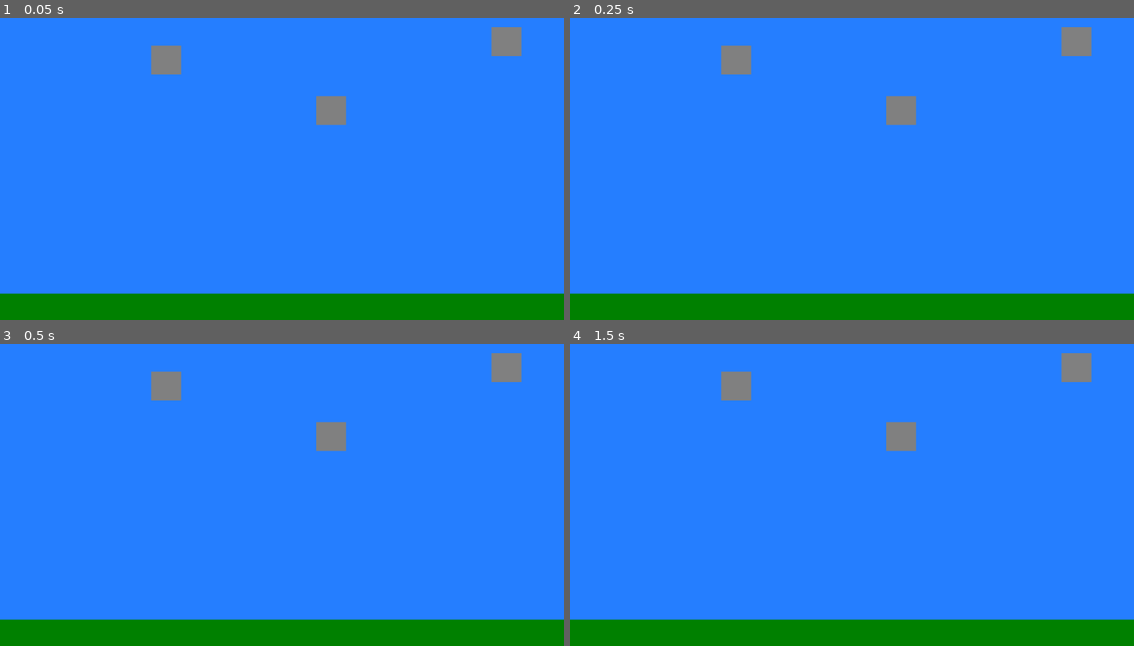
Above: before the commit, frames 1-4 (two rows, left to right).
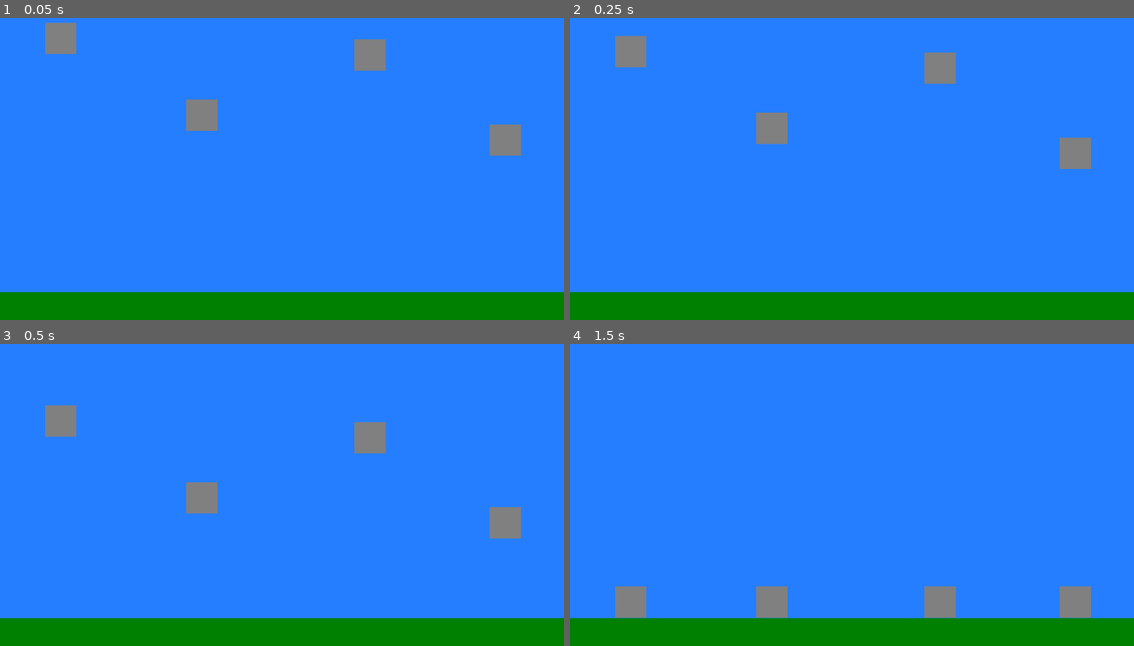
Above: after the commit, the same moments.

Repository: PabloValentin94/Conceitos_Godot
Game: Godot game, scene res://World.tscn
The game is run twice, just before and just after one commit, with the same random seed, the same clock (stepped at 60 frames per second) and the same inputs.
Inputs:
- Up to frame 1 (0.05 s): no input
- Up to frame 2 (0.25 s): no input
- Up to frame 3 (0.5 s): no input
- Up to frame 4 (1.5 s): no input

The runs differ from the first frame. In frame 1, 4.6% of the frame differs, in the area x 0-100%, y 1-92%; in frame 2, 4.6%; in frame 3, 4.6%; in frame 4, 4.6%, in the area x 0-100%, y 3-92%.

Commit message:
Fazendo um teste de simulação física.

Diff:
--- a/World.tscn
+++ b/World.tscn
@@ -1,4 +1,10 @@
-[gd_scene format=3 uid="uid://b3drf3ohalvb1"]
+[gd_scene load_steps=3 format=3 uid="uid://b3drf3ohalvb1"]
+
+[sub_resource type="RectangleShape2D" id="RectangleShape2D_uair6"]
+size = Vector2(1162, 64)
+
+[sub_resource type="RectangleShape2D" id="RectangleShape2D_bto4x"]
+size = Vector2(64, 64)
 
 [node name="World" type="Node2D"]
 
@@ -9,30 +15,73 @@
 offset_bottom = 660.0
 color = Color(0.145098, 0.494118, 1, 1)
 
-[node name="Floor" type="ColorRect" parent="."]
-offset_left = -6.0
-offset_top = 594.0
-offset_right = 1159.0
-offset_bottom = 656.0
+[node name="Floor" type="StaticBody2D" parent="."]
+position = Vector2(343, 164)
+
+[node name="CollisionShape2D" type="CollisionShape2D" parent="Floor"]
+position = Vector2(232, 458)
+shape = SubResource("RectangleShape2D_uair6")
+
+[node name="ColorRect" type="ColorRect" parent="Floor/CollisionShape2D"]
+offset_left = -580.0
+offset_top = -31.0
+offset_right = 582.0
+offset_bottom = 33.0
 color = Color(0, 0.501961, 0, 1)
+metadata/_edit_use_anchors_ = true
 
-[node name="Rock" type="ColorRect" parent="."]
-offset_left = 309.0
-offset_top = 87.0
-offset_right = 370.0
-offset_bottom = 146.0
+[node name="Rock" type="RigidBody2D" parent="."]
+
+[node name="CollisionShape2D" type="CollisionShape2D" parent="Rock"]
+position = Vector2(124, 71)
+shape = SubResource("RectangleShape2D_bto4x")
+
+[node name="ColorRect" type="ColorRect" parent="Rock/CollisionShape2D"]
+offset_left = -32.0
+offset_top = -32.0
+offset_right = 32.0
+offset_bottom = 32.0
 color = Color(0.501961, 0.501961, 0.501961, 1)
+metadata/_edit_use_anchors_ = true
 
-[node name="Rock2" type="ColorRect" parent="."]
-offset_left = 646.0
-offset_top = 190.0
-offset_right = 707.0
-offset_bottom = 249.0
+[node name="Rock2" type="RigidBody2D" parent="."]
+
+[node name="CollisionShape2D" type="CollisionShape2D" parent="Rock2"]
+position = Vector2(412, 228)
+shape = SubResource("RectangleShape2D_bto4x")
+
+[node name="ColorRect" type="ColorRect" parent="Rock2/CollisionShape2D"]
+offset_left = -32.0
+offset_top = -32.0
+offset_right = 32.0
+offset_bottom = 32.0
 color = Color(0.501961, 0.501961, 0.501961, 1)
+metadata/_edit_use_anchors_ = true
 
-[node name="Rock3" type="ColorRect" parent="."]
-offset_left = 1004.0
-offset_top = 49.0
-offset_right = 1065.0
-offset_bottom = 108.0
+[node name="Rock3" type="RigidBody2D" parent="."]
+
+[node name="CollisionShape2D" type="CollisionShape2D" parent="Rock3"]
+position = Vector2(756, 105)
+shape = SubResource("RectangleShape2D_bto4x")
+
+[node name="ColorRect" type="ColorRect" parent="Rock3/CollisionShape2D"]
+offset_left = -32.0
+offset_top = -32.0
+offset_right = 32.0
+offset_bottom = 32.0
 color = Color(0.501961, 0.501961, 0.501961, 1)
+metadata/_edit_use_anchors_ = true
+
+[node name="Rock4" type="RigidBody2D" parent="."]
+
+[node name="CollisionShape2D" type="CollisionShape2D" parent="Rock4"]
+position = Vector2(1032, 279)
+shape = SubResource("RectangleShape2D_bto4x")
+
+[node name="ColorRect" type="ColorRect" parent="Rock4/CollisionShape2D"]
+offset_left = -32.0
+offset_top = -32.0
+offset_right = 32.0
+offset_bottom = 32.0
+color = Color(0.501961, 0.501961, 0.501961, 1)
+metadata/_edit_use_anchors_ = true
